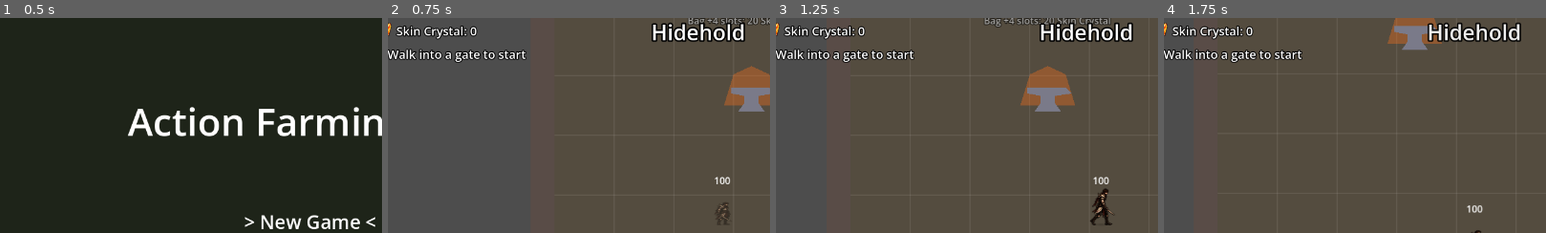
Above: before the commit, frames 1-4 (left to right).
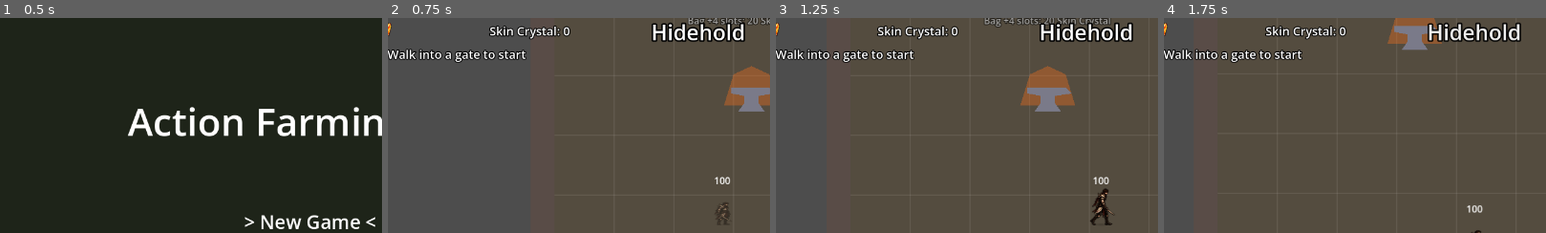
Above: after the commit, the same moments.

Repository: knc219-a11y/second-game
Game: Godot game, scene res://scenes/title.tscn
Same seed, same stepped clock (60 frames per second), same inputs: the game is played once before the commit and once after it.
Inputs:
- Up to frame 1 (0.5 s): no input
- Up to frame 2 (0.75 s): tap Enter (ui_accept) at 0.5 s; hold Right (move_right) from 0.53 s (still down); tap Space (roll) at 0.6 s
- Up to frame 3 (1.25 s): keep holding Right (move_right); tap Enter (ui_accept) at 0.77 s
- Up to frame 4 (1.75 s): release Right (move_right) at 1.28 s; hold Down (move_down) from 1.28 s (still down); tap X (attack) at 1.35 s; tap Enter (ui_accept) at 1.52 s; tap Space (roll) at 1.55 s
The pictures show only the part of the screen within x 9-59%, y 6-56%; the shares and areas given below are measured in that part.

Frame 1 is identical in both runs. In frame 2, 1.3% of the frame differs, in the area x 2-48%, y 3-11%; in frame 3, 1.4%; in frame 4, 1.4%.

Commit message:
Status HUD shows the worn weapon's rarity next to the Q/W boxes
A weapon box (rarity-colored frame, weapon icon or tier square) and
"Rare +6" text in the rarity color, hidden with no weapon. Skin Crystal
label and pet name move right to make room.

Co-Authored-By: Claude Opus 5.5 (1M context) <noreply@anthropic.com>
Claude-Session: https://claude.ai/code/session_011YrHthmACjBo4PGyXiDbXt

Diff:
--- a/scenes/player.tscn
+++ b/scenes/player.tscn
@@ -178,9 +178,9 @@
 expand_mode = 1
 
 [node name="MaterialLabel" type="Label" parent="Hud"]
-offset_left = 134.0
+offset_left = 290.0
 offset_top = 49.0
-offset_right = 294.0
+offset_right = 450.0
 offset_bottom = 77.0
 theme_override_constants/outline_size = 6
 theme_override_colors/font_outline_color = Color(0, 0, 0, 1)
--- a/scripts/player.gd
+++ b/scripts/player.gd
@@ -373,7 +373,7 @@
 const HUD_HP_RECT := Rect2(16, 14, 300, 24)
 const HUD_ROW_Y := 46.0
 const HUD_SKILL_BOX := 34.0
-const HUD_PET_X := 300.0
+const HUD_PET_X := 470.0
 var hp_fill: ColorRect
 var hp_text: Label
 # White strip behind hp_fill showing the HP just lost: holds for
@@ -392,6 +392,14 @@
 var skill_boxes: Array = []
 var hud_pet_swatch: ColorRect
 var hud_pet_name: Label
+# Worn weapon box right of the Q/W boxes: rarity-colored frame, weapon icon
+# (a colored square for tiers without art), then "Rare +3" in the rarity color.
+const HUD_WEAPON_X := 100.0
+const CALLUS_BLADE_ICON := preload("res://art/stage1/drops/s1_drop_callus_blade.png")
+var hud_weapon_box: ColorRect
+var hud_weapon_icon: TextureRect
+var hud_weapon_swatch: ColorRect
+var hud_weapon_text: Label
 # "Bag full" warning right of the HP bar while the bag holds bag_size items;
 # it flashes each time a passed-on drop auto-salvages because of it.
 const HUD_BAG_FULL_POS := Vector2(330, 12)
@@ -804,6 +812,33 @@
 		letter.vertical_alignment = VERTICAL_ALIGNMENT_CENTER
 		box.add_child(letter)
 		skill_boxes.append([shade, letter])
+	hud_weapon_box = ColorRect.new()
+	hud_weapon_box.position = Vector2(HUD_WEAPON_X, HUD_ROW_Y)
+	hud_weapon_box.size = Vector2(HUD_SKILL_BOX, HUD_SKILL_BOX)
+	hud_weapon_box.mouse_filter = Control.MOUSE_FILTER_IGNORE
+	hud_weapon_box.visible = false
+	hud.add_child(hud_weapon_box)
+	var inner := ColorRect.new()
+	inner.position = Vector2(3, 3)
+	inner.size = Vector2(HUD_SKILL_BOX - 6, HUD_SKILL_BOX - 6)
+	inner.color = Color(0.12, 0.1, 0.1, 0.95)
+	hud_weapon_box.add_child(inner)
+	hud_weapon_icon = TextureRect.new()
+	hud_weapon_icon.expand_mode = TextureRect.EXPAND_IGNORE_SIZE
+	hud_weapon_icon.stretch_mode = TextureRect.STRETCH_KEEP_ASPECT_CENTERED
+	hud_weapon_icon.texture_filter = CanvasItem.TEXTURE_FILTER_NEAREST
+	hud_weapon_icon.texture = CALLUS_BLADE_ICON
+	hud_weapon_icon.position = Vector2(3, 3)
+	hud_weapon_icon.size = inner.size
+	hud_weapon_box.add_child(hud_weapon_icon)
+	hud_weapon_swatch = ColorRect.new()
+	hud_weapon_swatch.position = Vector2(9, 9)
+	hud_weapon_swatch.size = Vector2(HUD_SKILL_BOX - 18, HUD_SKILL_BOX - 18)
+	hud_weapon_box.add_child(hud_weapon_swatch)
+	hud_weapon_text = _hud_label(20)
+	hud_weapon_text.position = Vector2(HUD_WEAPON_X + HUD_SKILL_BOX + 6, HUD_ROW_Y + 3)
+	hud_weapon_text.visible = false
+	hud.add_child(hud_weapon_text)
 	hud_pet_swatch = ColorRect.new()
 	hud_pet_swatch.position = Vector2(HUD_PET_X, HUD_ROW_Y + 7)
 	hud_pet_swatch.size = Vector2(20, 20)
@@ -1187,6 +1222,26 @@
 	if weapon_forge > 0:
 		text += ", Forge +%d (+%d)" % [weapon_forge, weapon_bonus + weapon_forge]
 	weapon_label.text = "Weapon: %s damage" % text
+	_update_hud_weapon()
+
+
+# HUD weapon box: hidden with no weapon; the frame and text take the rarity color,
+# the number is the total damage bonus (rolled + forge).
+func _update_hud_weapon() -> void:
+	if hud_weapon_box == null:
+		return
+	var worn := weapon_tier > 0
+	hud_weapon_box.visible = worn
+	hud_weapon_text.visible = worn
+	if not worn:
+		return
+	var color: Color = rarity_colors[weapon_rarity]
+	hud_weapon_box.color = color
+	hud_weapon_icon.visible = weapon_tier == 1
+	hud_weapon_swatch.visible = weapon_tier != 1
+	hud_weapon_swatch.color = weapon_arc_color[weapon_tier - 1]
+	hud_weapon_text.text = "%s +%d" % [RARITY_NAMES[weapon_rarity], weapon_bonus + weapon_forge]
+	hud_weapon_text.add_theme_color_override("font_color", color)
 
 
 # This kind's forge level (0 when nothing is worn there).
